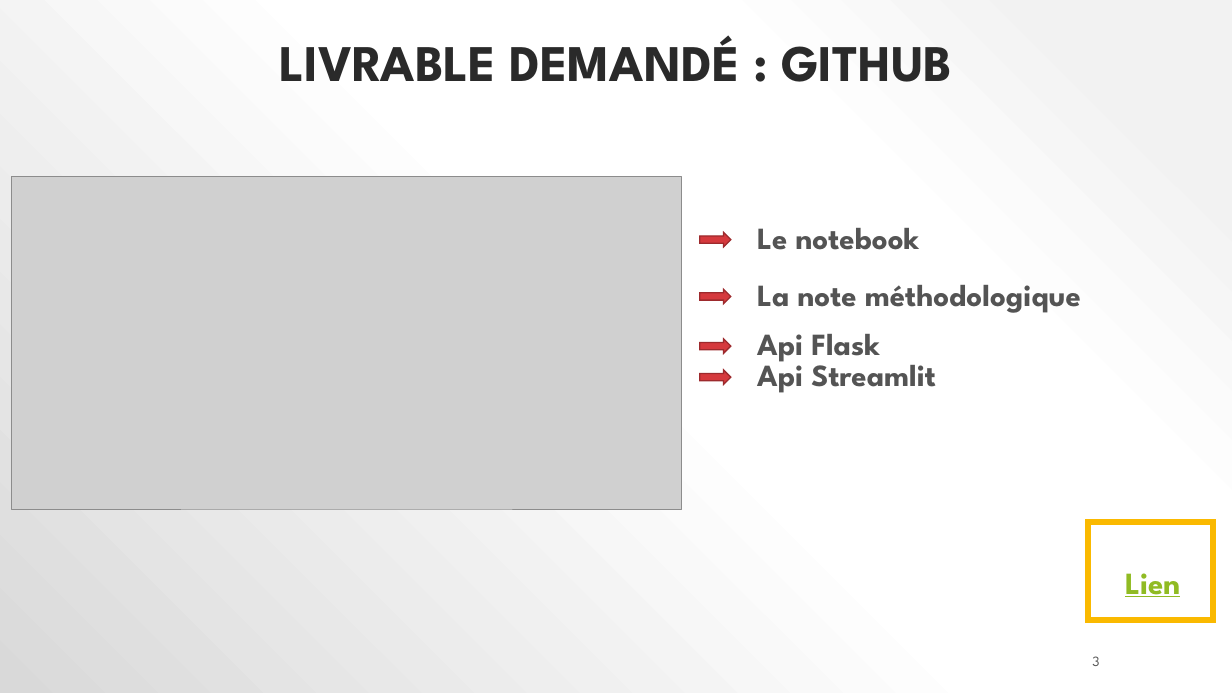
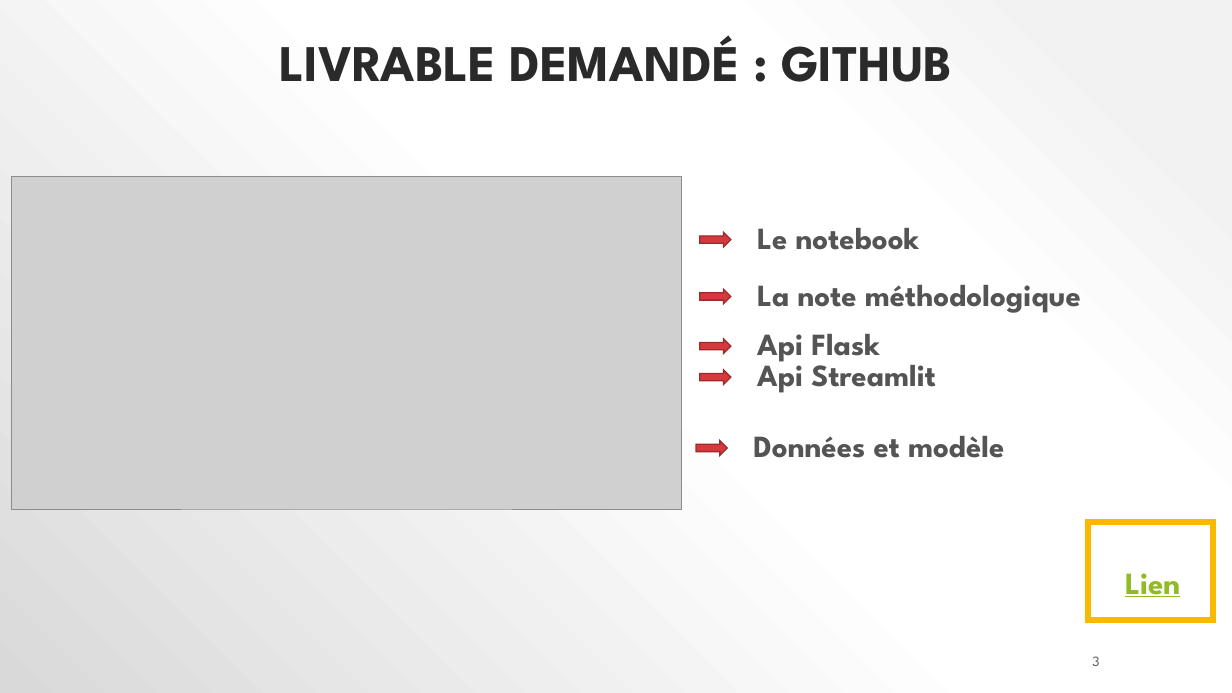
Before and after one commit to polo1093/Credit-Default-Customer-Scoring-Dashboard, a slide deck: slide 3 of P7_02_support.pptx. Drawn at 1232x693 pixels with LibreOffice and Linux fonts; fonts in the diff are those of the drawing; grey boxes stand for pictures. Boxes give left, top, right and bottom in pixels: in the first picture for what was removed or moved away, otherwise in the second. Text is boxed around its words. In the diff, an @@ line names an element or a change of style, - is before the commit and + after.

```diff
--- a/P7_02_support.pptx
+++ b/P7_02_support.pptx
@@ down arrow added at (x1=696, y1=441, x2=727, y2=456), fill #D5393D, outline #9E2A2D 1 pt @@
@@ text added at (x1=753, y1=436, x2=1004, y2=458), 24 pt, text #545454, bold @@
+Données et modèle
```
Also in this commit, not shown: 3 other slides changed, 1 other file.
